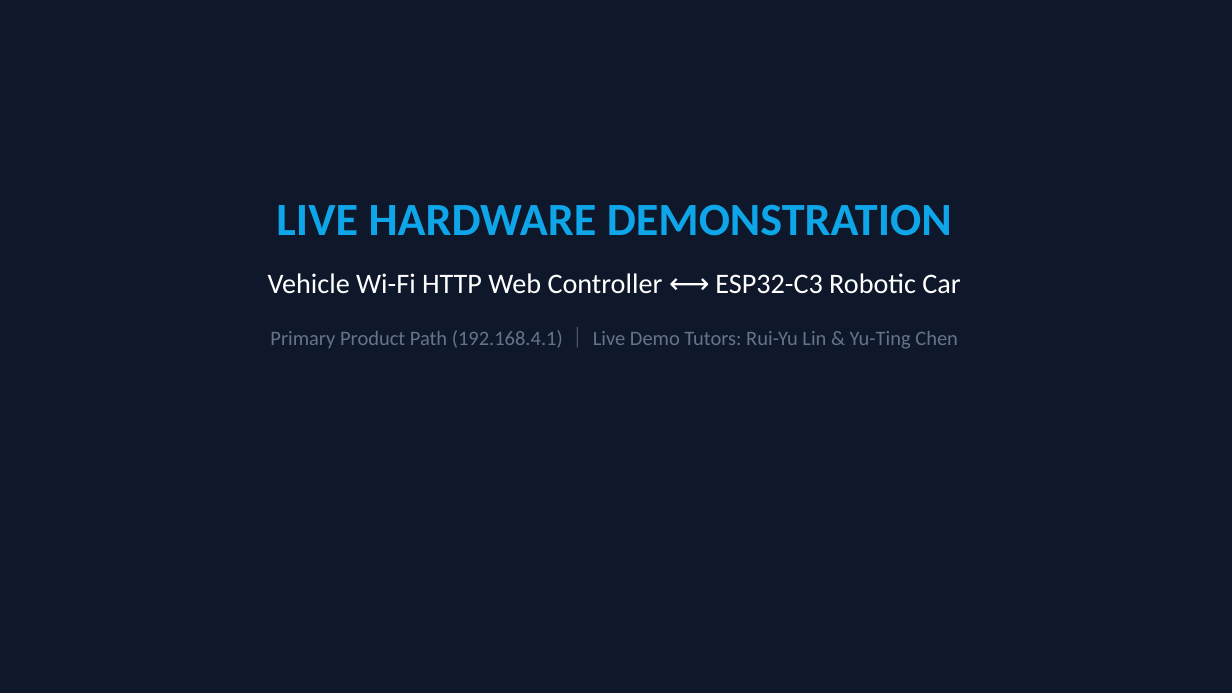
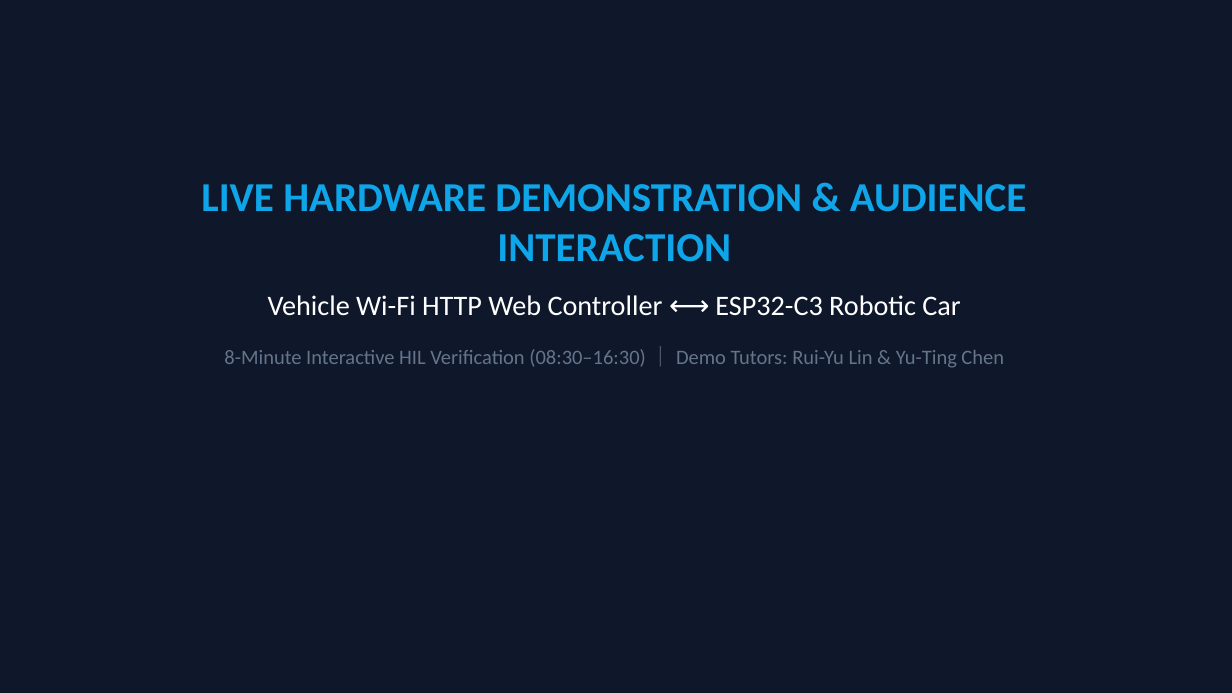
Before and after one commit to ChenYuiLiang/vibe-coding-car-monorepo, a slide deck: slide 10 of docs/SSIM2026_Oral_Presentation.pptx. Drawn at 1232x693 pixels with LibreOffice and Linux fonts; fonts in the diff are those of the drawing. Boxes give left, top, right and bottom in pixels: in the first picture for what was removed or moved away, otherwise in the second. Text is boxed around its words. In the diff, an @@ line names an element or a change of style, - is before the commit and + after.

Commit message:
docs(ssim2026): expand live demo to 8 mins with audience interaction and 25-min overall budget [skip ci]

```diff
--- a/docs/SSIM2026_Oral_Presentation.pptx
+++ b/docs/SSIM2026_Oral_Presentation.pptx
@@ text "LIVE HARDWARE DEMONSTRATION & AUDIENCE ...": place and size @@
-text "LIVE HARDWARE DEMONSTRATION & AUDIENCE ..." at bbox=[268, 204, 960, 349]
+text "LIVE HARDWARE DEMONSTRATION & AUDIENCE ..." at bbox=[201, 184, 1027, 368]
@@ text at bbox=[201, 184, 1027, 262]: text changed; size 36 to 32 pt @@
-LIVE HARDWARE DEMONSTRATION
+LIVE HARDWARE DEMONSTRATION & AUDIENCE INTERACTION
@@ text at bbox=[268, 295, 960, 316]: less space between paragraphs @@
@@ text at bbox=[224, 349, 1004, 368]: text changed @@
-Primary Product Path (192.168.4.1) ｜ Live Demo Tutors: Rui-Yu Lin & Yu-Ting Chen
+8-Minute Interactive HIL Verification (08:30–16:30) ｜ Demo Tutors: Rui-Yu Lin & Yu-Ting Chen
```
Also in this commit, not shown: 1 other slide changed, 6 other files.
